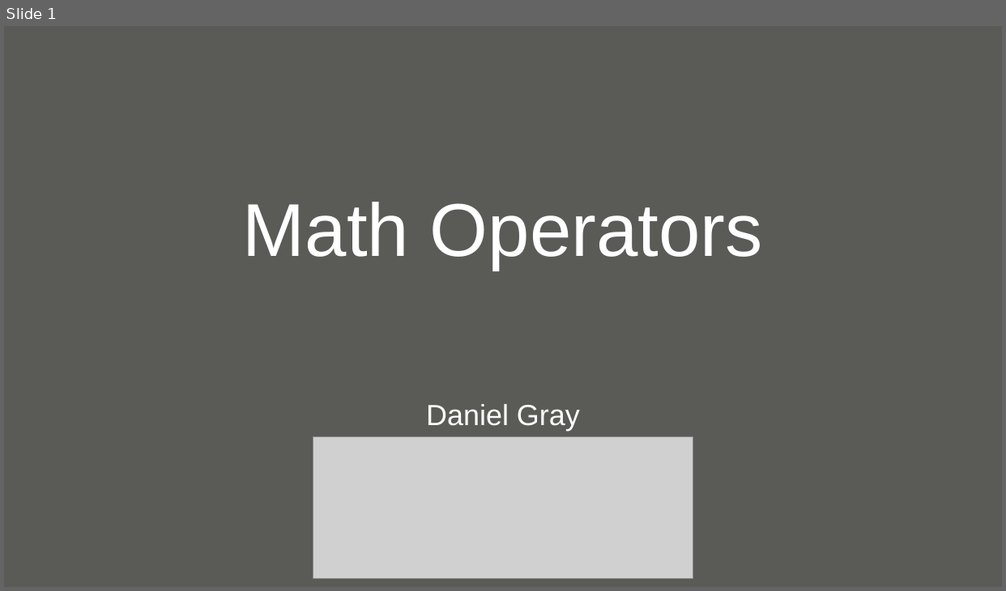
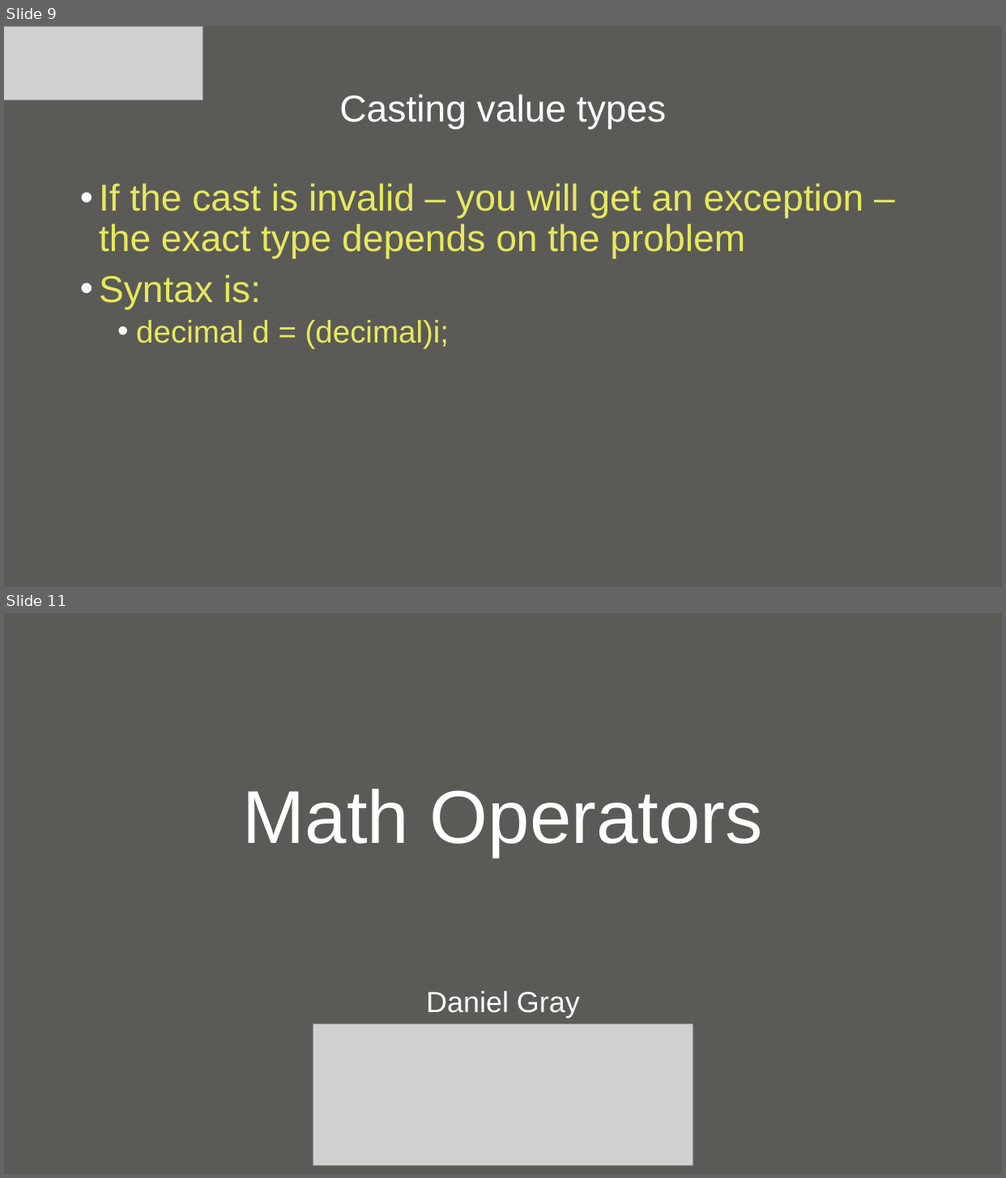
Before and after one commit to null-loop/net-training, a slide deck: CSharpAndDotNet-Part3.odp. Shown one above the other, each under a label of ours: slide 1 before the commit, slides 9 and 11 after it; the slides between them are not shown. The pictures are 1006x591 and 1006x1178 pixels, drawn with LibreOffice and Linux fonts; fonts in the diff are those of the drawing; grey boxes stand for pictures; background and template pictures are left out. Boxes give left, top, right and bottom in pixels: in the first picture for what was removed or moved away, otherwise in the second. Text is boxed around its words. In the diff, an @@ line names an element or a change of style, - is before the commit and + after.

Commit message:
Updated power point to include casting + casting code + split + HelloWorldWinForms

```diff
--- a/CSharpAndDotNet-Part3.odp
+++ b/CSharpAndDotNet-Part3.odp
@@ slide 9 added at [4,26,1002,587], background #5A5B57 @@
@@ picture added at [4,26,203,100] @@
@@ title added at [339,94,666,130], 36 pt, text #FFFFFF @@
+Casting value types
@@ text added at [99,183,864,348], 36 pt, text #E8E85D @@
+• If the cast is invalid – you will get an exception – the exact type depends on the problem
+• Syntax is:
+  • decimal d = (decimal)i;
@@ what was slide 1 is now slide 11 @@
```
Also in this commit, not shown: 1 slide changed, 9 other slides added, 1 slide removed, 22 other files.
